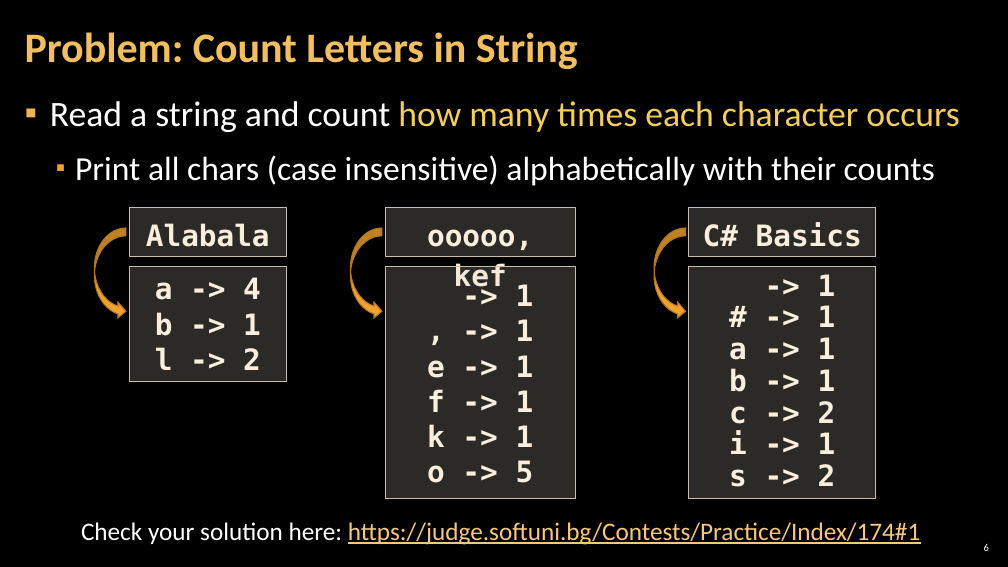
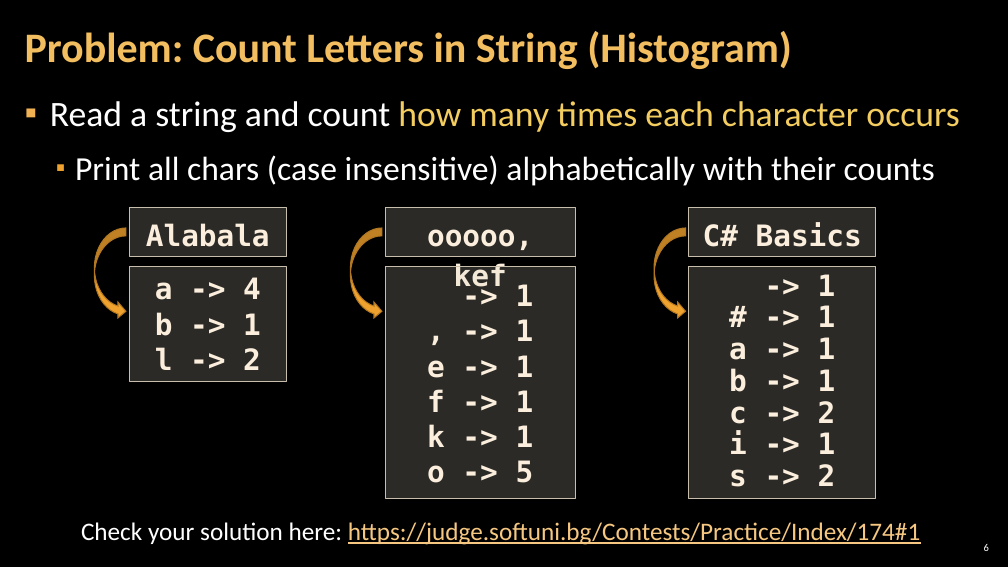
Before and after one commit to RevoRBE/Programming-Fundamentals, a slide deck: slide 6 of 00 Resources/05. Programming-Fundamentals-Strings-Dictionaries-Lambda-and-LINQ.pptx. Drawn at 1008x567 pixels with LibreOffice and Linux fonts; fonts in the diff are those of the drawing; background and template pictures are left out. Boxes give left, top, right and bottom in pixels: in the first picture for what was removed or moved away, otherwise in the second. Text is boxed around its words. In the diff, an @@ line names an element or a change of style, - is before the commit and + after.

```diff
--- a/00 Resources/05. Programming-Fundamentals-Strings-Dictionaries-Lambda-and-LINQ.pptx
+++ b/00 Resources/05. Programming-Fundamentals-Strings-Dictionaries-Lambda-and-LINQ.pptx
@@ title at (x1=25, y1=31, x2=792, y2=69): text changed @@
-Problem: Count Letters in String
+Problem: Count Letters in String (Histogram)
```
Also in this commit, not shown: 18 other slides changed, 1 slide added, 7 other files.
